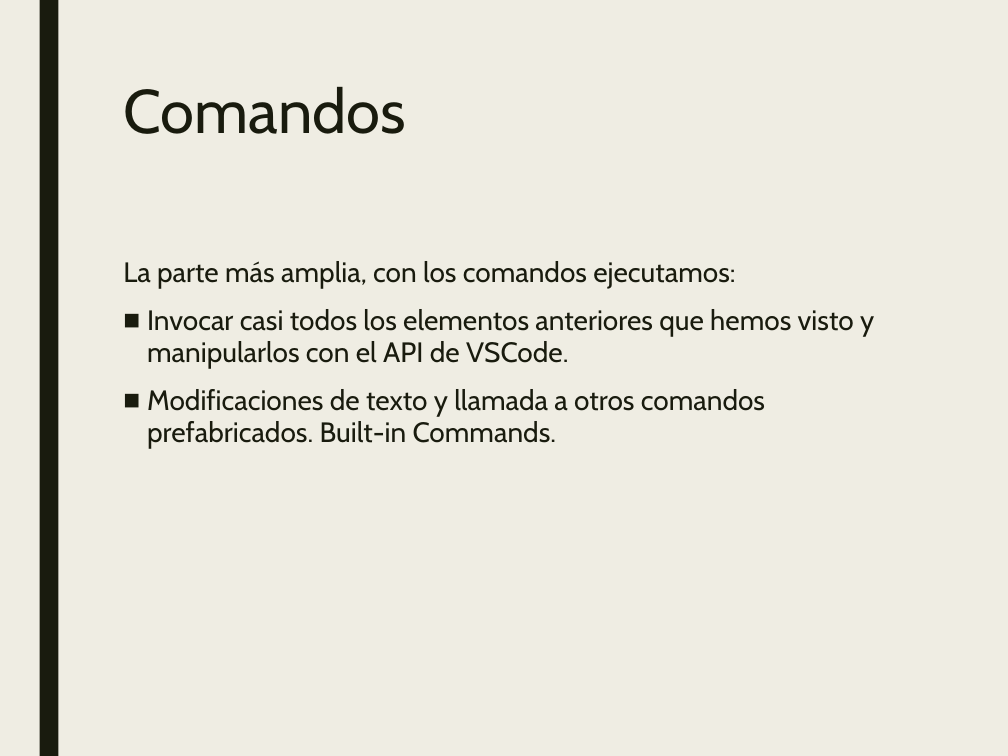
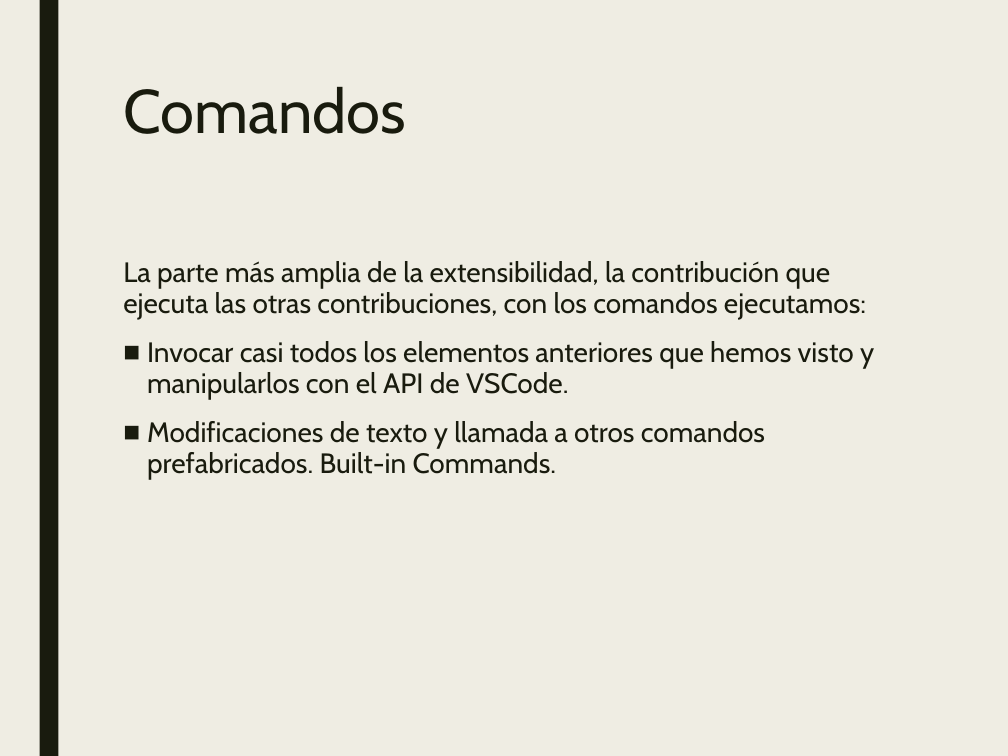
Before and after one commit to JalmarazMartn/dotnetrioja1, a slide deck: slide 20 of VSCODE Extensiones.ppt. Drawn at 1008x756 pixels with LibreOffice and Linux fonts; fonts in the diff are those of the drawing. Boxes give left, top, right and bottom in pixels: in the first picture for what was removed or moved away, otherwise in the second. Text is boxed around its words. In the diff, an @@ line names an element or a change of style, - is before the commit and + after.

```diff
--- a/VSCODE Extensiones.ppt
+++ b/VSCODE Extensiones.ppt
@@ text at bbox=[123, 261, 866, 320]: text changed @@
-La parte más amplia, con los comandos ejecutamos:
+La parte más amplia de la extensibilidad, la contribución que ejecuta las otras contribuciones, con los comandos ejecutamos:
```
Also in this commit, not shown: 1 other slide changed.
